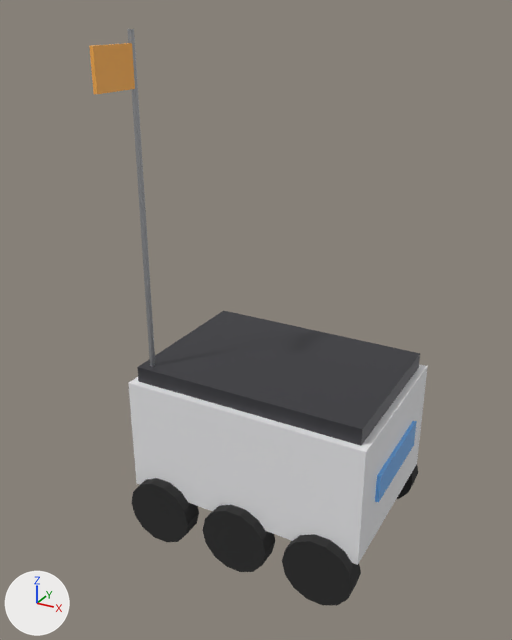
The FBX model SourceArt/Models/SM_Prop_RobotDelivery.fbx as it was, and as the next commit left it.
One viewpoint serves both versions: a 50 mm camera at (0.8, -1.604, 1.443) aimed at (-0.051, -0.057, 0.67). Every picture has the same lights, and +X, +Y and +Z are marked at lower left. The older version comes first. Where no turn or scale is listed for an object, it has been applied to the vertices.

Names of what the first picture shows: 'SM_Prop_RobotDelivery'.
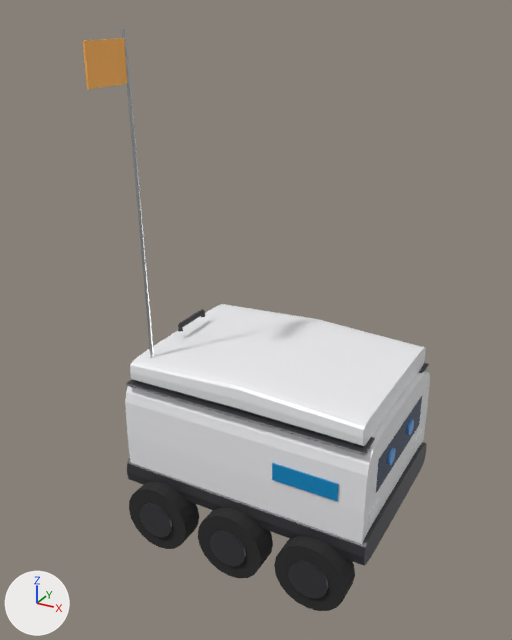
Boxes (x1, y1, x2, y2) around the edits, measured in the pictures (512 x 640 px):
'SM_Prop_RobotDelivery', reshaped
    before: (89, 29, 428, 606)
    after: (83, 29, 430, 611)
part 1 of me_sm_prop_robotdelivery, added (black)
    after: (129, 482, 199, 549)
part 2 of me_sm_prop_robotdelivery, added (black)
    after: (198, 507, 273, 578)
part 3 of me_sm_prop_robotdelivery, added (black)
    after: (274, 536, 355, 611)
part 4 of me_sm_prop_robotdelivery, added
    after: (376, 396, 422, 493)
part 5 of me_sm_prop_robotdelivery, added
    after: (407, 419, 414, 435)
part 6 of me_sm_prop_robotdelivery, added
    after: (388, 448, 396, 465)
part 7 of me_sm_prop_robotdelivery, added
    after: (414, 428, 423, 449)
part 8 of me_sm_prop_robotdelivery, added (blue)
    after: (272, 463, 339, 501)
part 9 of me_sm_prop_robotdelivery, added (orange)
    after: (83, 38, 127, 89)
part 10 of me_sm_prop_robotdelivery, rebuilt (14% wider)
    before: (127, 29, 155, 366)
    after: (122, 29, 154, 358)
part 11 of me_sm_prop_robotdelivery, rebuilt
    before: (128, 364, 428, 565)
    after: (125, 371, 430, 566)
part 12 of me_sm_prop_robotdelivery, rebuilt
    before: (137, 311, 420, 445)
    after: (130, 304, 426, 446)
part 13 of me_sm_prop_robotdelivery, added
    after: (126, 363, 429, 455)
part 14 of me_sm_prop_robotdelivery, added
    after: (178, 309, 205, 332)
part 15 of me_sm_prop_robotdelivery, deleted (orange)
    before: (89, 43, 135, 94)
part 16 of me_sm_prop_robotdelivery, deleted (blue)
    before: (375, 421, 417, 502)
part 17 of me_sm_prop_robotdelivery, deleted (mostly hidden)
    before: (397, 464, 418, 499)
part 18 of me_sm_prop_robotdelivery, deleted (black)
    before: (132, 478, 361, 606)

Edits to the bpy script that builds the scene:
```text
Change me_sm_prop_robotdelivery:
    remove me_sm_prop_robotdelivery.from_pydata(...)  # 212 vertices, 128 faces; spans x -0.35..0.36, y -0.34..0.28, z 0.003..1.4
    add me_sm_prop_robotdelivery.from_pydata(...)  # 1457 vertices, 1116 faces; spans x -0.37..0.37, y -0.34..0.313, z 0.0..1.4
    me_sm_prop_robotdelivery part 1: a new loose piece, a 20-sided cylinder along y spanning x -0.34..-0.14, y -0.305..-0.235, z 0.0..0.2, in mat_rubber (black #272727)
    me_sm_prop_robotdelivery part 2: a new loose piece, a 20-sided cylinder along y spanning x -0.1..0.1, y -0.305..-0.235, z 0.0..0.2, in mat_rubber (black #272727)
    me_sm_prop_robotdelivery part 3: a new loose piece, a 20-sided cylinder along y spanning x 0.14..0.34, y -0.305..-0.235, z 0.0..0.2, in mat_rubber (black #272727)
    me_sm_prop_robotdelivery part 4: a new loose piece, a box spanning x 0.349..0.361, y -0.18..0.18, z 0.33..0.43, in mat_screen (dark blue #273f61)
    me_sm_prop_robotdelivery part 5: a new loose piece, a 14-sided cylinder along x spanning x 0.36..0.366, y 0.0586..0.1014, z 0.358..0.402, in mat_screenon (blue #6cb3f9)
    me_sm_prop_robotdelivery part 6: a new loose piece, a 14-sided cylinder along x spanning x 0.36..0.366, y -0.1014..-0.0586, z 0.358..0.402, in mat_screenon (blue #6cb3f9)
    me_sm_prop_robotdelivery part 7: a new loose piece, a box spanning x 0.353..0.363, y 0.155..0.225, z 0.265..0.295, in mat_plasticwhite (white #edeff0)
    me_sm_prop_robotdelivery part 8: a new loose piece, a box spanning x 0.11..0.29, y -0.264..-0.26, z 0.335..0.385, in mat_ntnublue (blue #0089c4)
    me_sm_prop_robotdelivery part 9: a new loose piece, a box spanning x -0.323..-0.317, y -0.34..-0.2, z 1.28..1.38, in mat_paintorange (orange #ffb350)
    me_sm_prop_robotdelivery part 10: the loose piece of 12 vertices spanning x -0.308..-0.292, y -0.207..-0.193, z 0.5..1.4 is rebuilt with 18 vertices and now spans x -0.324..-0.296, y -0.205..-0.195, z 0.55..1.4
    me_sm_prop_robotdelivery part 11: the loose piece of 8 vertices spanning x -0.35..0.35, y -0.25..0.25, z 0.15..0.49 is rebuilt with 467 vertices and now spans x -0.37..0.37, y -0.265..0.265, z 0.15..0.5
    me_sm_prop_robotdelivery part 12: the loose piece of 8 vertices spanning x -0.33..0.33, y -0.23..0.23, z 0.485..0.535 is rebuilt with 252 vertices and now spans x -0.34..0.34, y -0.25..0.25, z 0.49..0.58, in mat_robotwhite (white #f1f1f3)
    me_sm_prop_robotdelivery part 13: a new loose piece of 120 vertices spanning x -0.35..0.35, y -0.262..0.262, z 0.485..0.495, in mat_metaldark (dark grey #505055)
    me_sm_prop_robotdelivery part 14: a new loose piece of 24 vertices spanning x -0.308..-0.292, y -0.068..0.068, z 0.585..0.607, in mat_metaldark (dark grey #505055)
    me_sm_prop_robotdelivery part 15: the loose piece of 8 vertices spanning x -0.305..-0.295, y -0.34..-0.2, z 1.27..1.37 is deleted
    me_sm_prop_robotdelivery part 16: the loose piece of 8 vertices spanning x 0.35..0.36, y -0.15..0.15, z 0.28..0.36 is deleted
    me_sm_prop_robotdelivery part 17: 84 vertices removed from x -0.35..0.35, y 0.22..0.28, z 0.003..0.197
    me_sm_prop_robotdelivery part 18: 84 vertices removed from x -0.35..0.35, y -0.28..-0.22, z 0.003..0.197
    other edits to the shape of me_sm_prop_robotdelivery do not show in these pictures
    add me_sm_prop_robotdelivery.materials.append(mat_plasticwhite)  # white #edeff0
    add me_sm_prop_robotdelivery.materials.append(mat_screen)  # dark blue #273f61
    add me_sm_prop_robotdelivery.materials.append(mat_paintred)  # red #e13f38
    add me_sm_prop_robotdelivery.materials.append(mat_ntnublue)  # blue #0089c4
```
